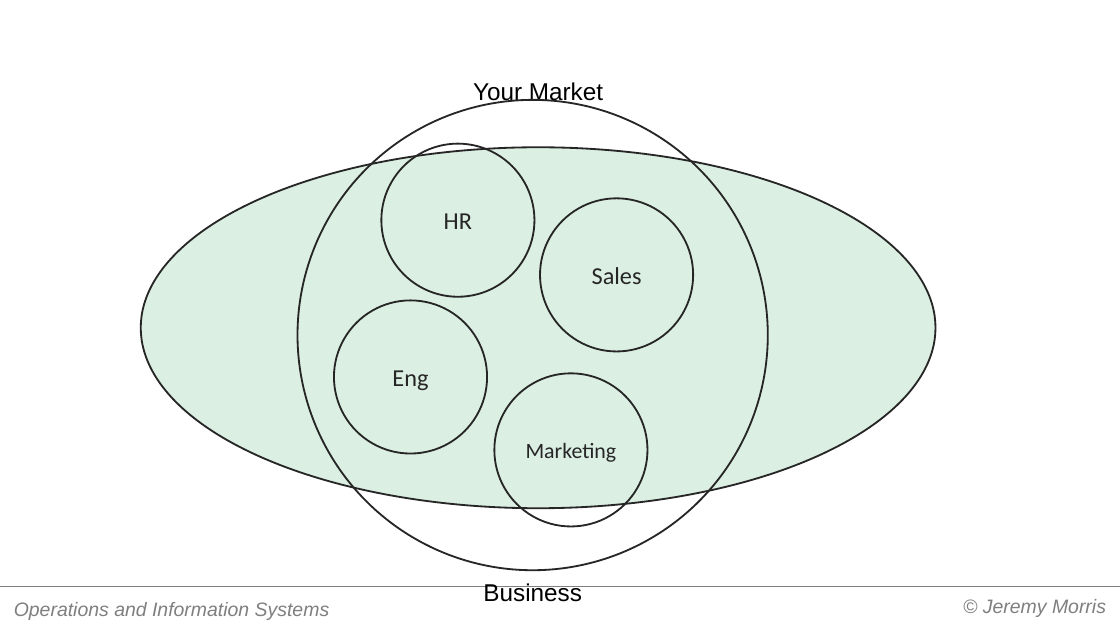
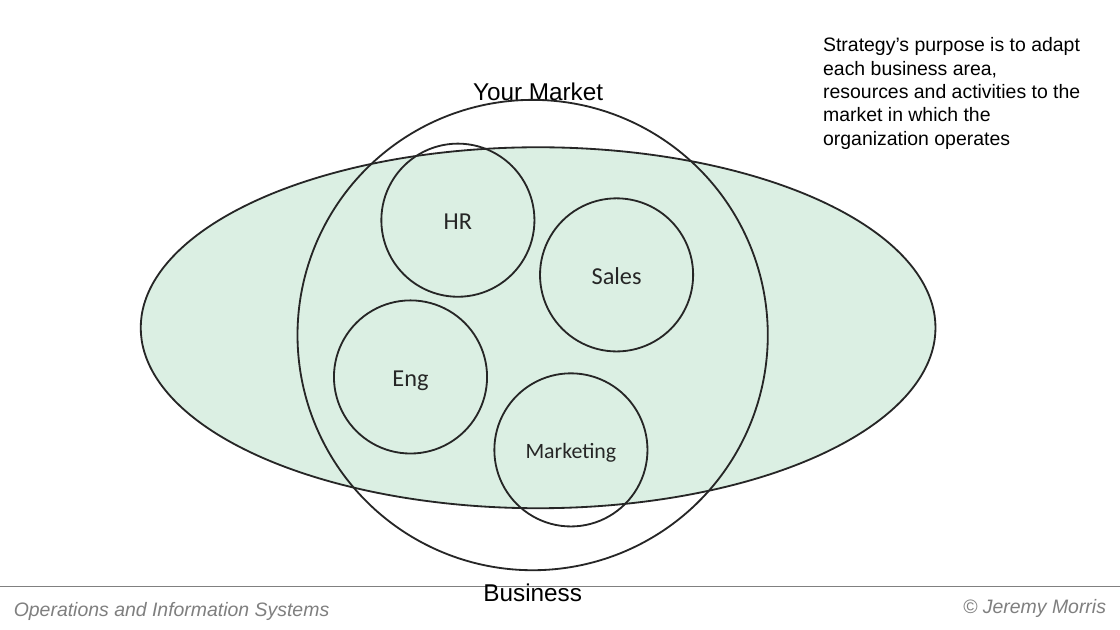
Before and after one commit to is6481/lecture_slides_notes, a slide deck: slide 5 of 02.02 Link Strategy and BA.pptx (slide 4 before the commit). Drawn at 1120x630 pixels with LibreOffice and Linux fonts; fonts in the diff are those of the drawing. Boxes give left, top, right and bottom in pixels: in the first picture for what was removed or moved away, otherwise in the second. Text is boxed around its words. In the diff, an @@ line names an element or a change of style, - is before the commit and + after.

Commit message:
minor edits

```diff
--- a/02.02 Link Strategy and BA.pptx
+++ b/02.02 Link Strategy and BA.pptx
@@ text added at [823,37,1080,149], 32 pt, text #000000 @@
+Strategy’s purpose is to adapt each business area, resources and activities to the market in which the organization operates
```
Also in this commit, not shown: 1 slide added.
